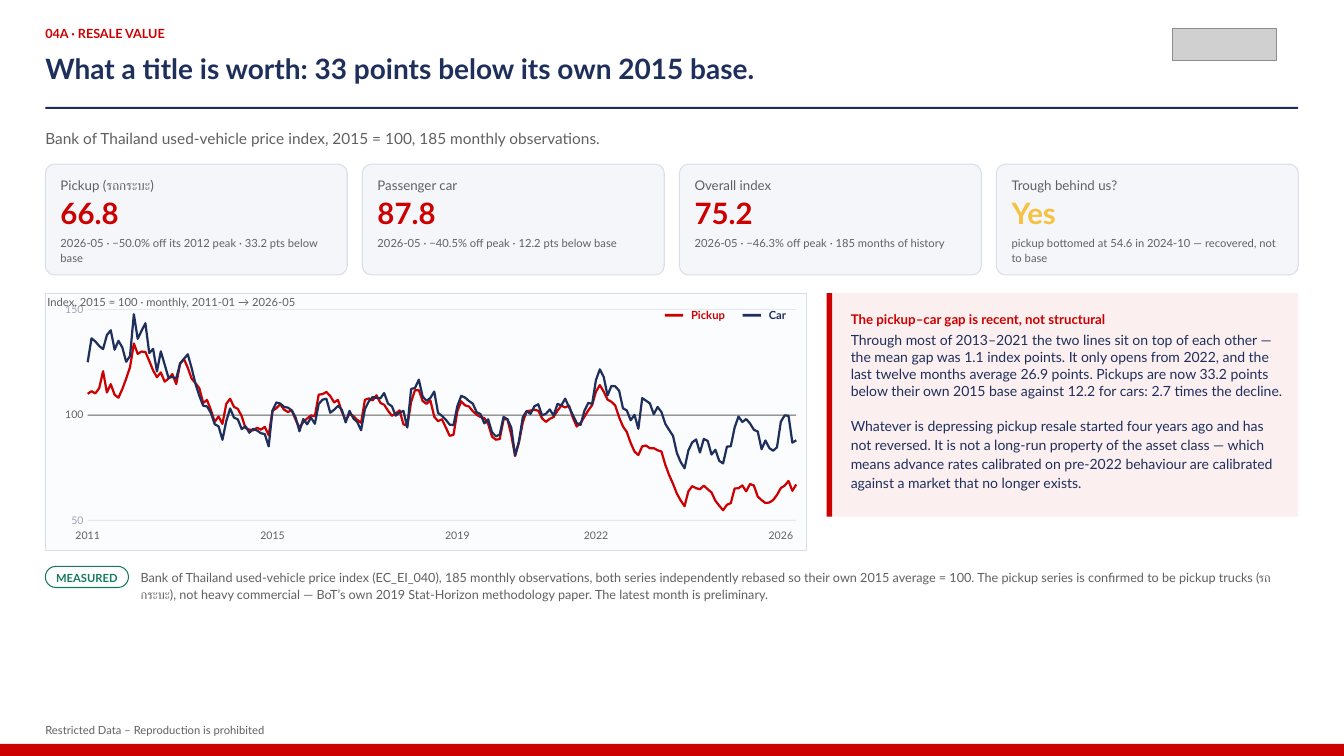
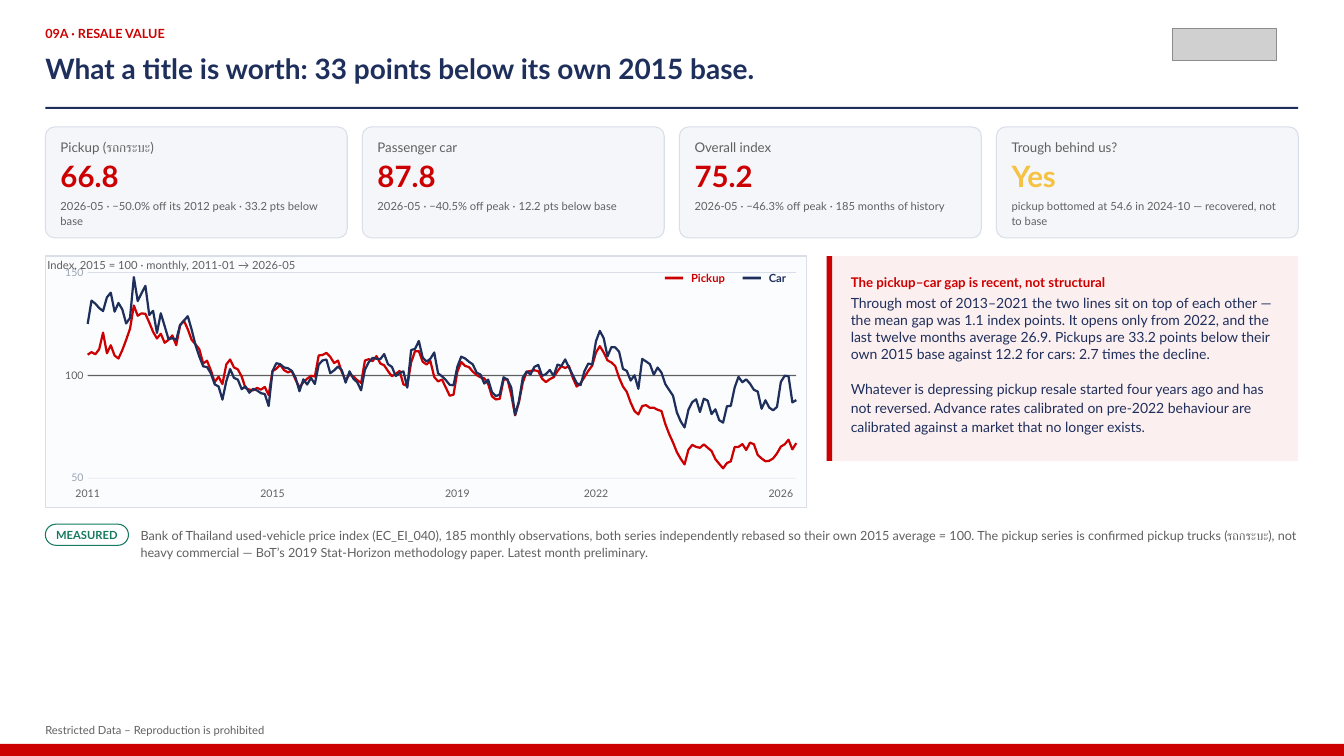
Before and after one commit to kaustavb2101/competitive-intel, a slide deck: slide 12 of docs/decks/mcom-2026-08-05-macro.pptx (slide 7 before the commit). Drawn at 1344x756 pixels with LibreOffice and Linux fonts; fonts in the diff are those of the drawing; grey boxes stand for pictures. Boxes give left, top, right and bottom in pixels: in the first picture for what was removed or moved away, otherwise in the second. Text is boxed around its words. In the diff, an @@ line names an element or a change of style, - is before the commit and + after.

```diff
--- a/docs/decks/mcom-2026-08-05-macro.pptx
+++ b/docs/decks/mcom-2026-08-05-macro.pptx
@@ text at (45,28,165,38): text changed @@
-04A · RESALE VALUE
+09A · RESALE VALUE
@@ text removed at (45,132,599,147) @@
-Bank of Thailand used-vehicle price index, 2015 = 100, 185 monthly observations.
@@ 10 texts, 4 rounded rectangles, 2 rectangles: place and size @@
-10 texts, 4 rounded rectangles, 2 rectangles at (45,164,1299,317)
+10 texts, 4 rounded rectangles, 2 rectangles at (45,127,1299,280)
@@ rectangle added at (45,256,807,508), fill #FBFCFE, outline #D9DEE9 0.75 pt @@
@@ rectangle: place and size @@
-rectangle at (827,293,1299,517)
+rectangle at (827,256,1299,461)
@@ rectangle: place and size @@
-rectangle at (827,293,833,517)
+rectangle at (827,256,833,461)
@@ freeform shape: place and size @@
-freeform shape at (88,344,797,510)
+freeform shape at (88,277,797,427)
@@ freeform shape at (88,277,797,427): outline #CC0000 1.6 pt to #1E2F5C 1.6 pt @@
@@ text at (851,297,1270,435): text changed @@
-Through most of 2013–2021 the two lines sit on top of each other — the mean gap was 1.1 index points. It only opens from 2022, and the last twelve months average 26.9 points. Pickups are now 33.2 points below their own 2015 base against 12.2 for cars: 2.7 times the decline.
-Whatever is depressing pickup resale started four years ago and has not reversed. It is not a long-run property of the asset class — which means advance rates calibrated on pre-2022 behaviour are calibrated against a market that no longer exists.
+Through most of 2013–2021 the two lines sit on top of each other — the mean gap was 1.1 index points. It opens only from 2022, and the last twelve months average 26.9. Pickups are 33.2 points below their own 2015 base against 12.2 for cars: 2.7 times the decline.
+Whatever is depressing pickup resale started four years ago and has not reversed. Advance rates calibrated on pre-2022 behaviour are calibrated against a market that no longer exists.
@@ freeform shape: place and size @@
-freeform shape at (88,315,797,469)
+freeform shape at (88,306,797,468)
@@ freeform shape at (88,306,797,468): outline #1E2F5C 1.6 pt to #CC0000 1.6 pt @@
@@ 14 texts, 2 rectangles: place and size @@
-14 texts, 2 rectangles at (60,202,1105,539)
+14 texts, 2 rectangles at (60,165,1105,497)
@@ rectangle: place and size @@
-rectangle at (45,293,807,551)
+rectangle at (88,478,797,479)
@@ rectangle at (88,478,797,479): fill #FBFCFE to #D9DEE9; outline #D9DEE9 0.75 pt to none @@
@@ text "MEASURED": place and size @@
-text "MEASURED" at (56,574,118,582)
+text "MEASURED" at (56,531,118,539)
@@ rounded rectangle: place and size @@
-rounded rectangle at (45,567,128,588)
+rounded rectangle at (45,524,128,545)
@@ rectangle removed at (88,520,797,521) @@
@@ text at (141,530,1297,560): text changed @@
-Bank of Thailand used-vehicle price index (EC_EI_040), 185 monthly observations, both series independently rebased so their own 2015 average = 100. The pickup series is confirmed to be pickup trucks (รถกระบะ), not heavy commercial — BoT’s own 2019 Stat-Horizon methodology paper. The latest month is preliminary.
+Bank of Thailand used-vehicle price index (EC_EI_040), 185 monthly observations, both series independently rebased so their own 2015 average = 100. The pickup series is confirmed pickup trucks (รถกระบะ), not heavy commercial — BoT’s 2019 Stat-Horizon methodology paper. Latest month preliminary.
```
Also in this commit, not shown: 6 other slides changed, 12 slides added, 4 slides removed, 3 other files.
